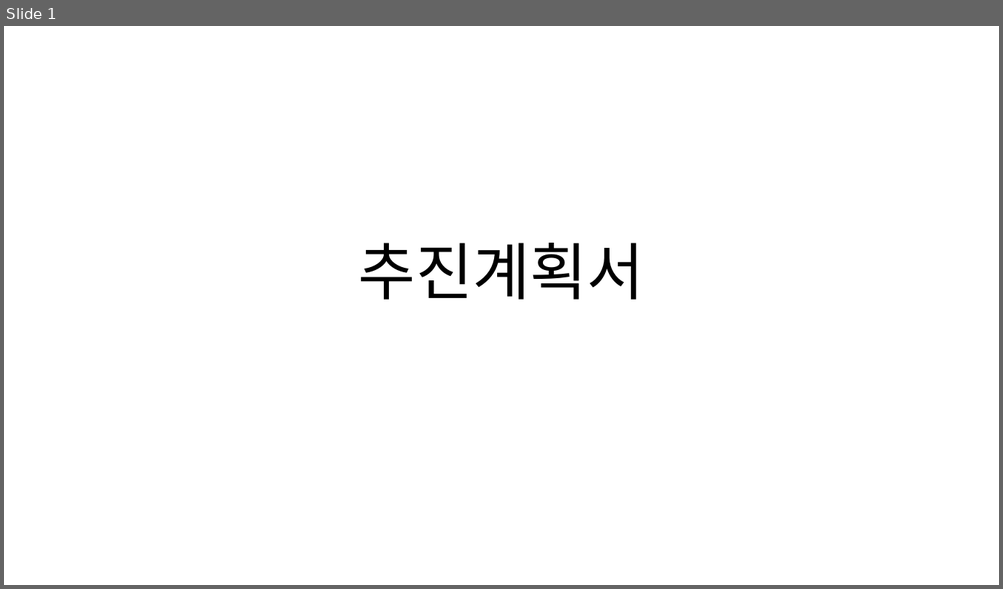
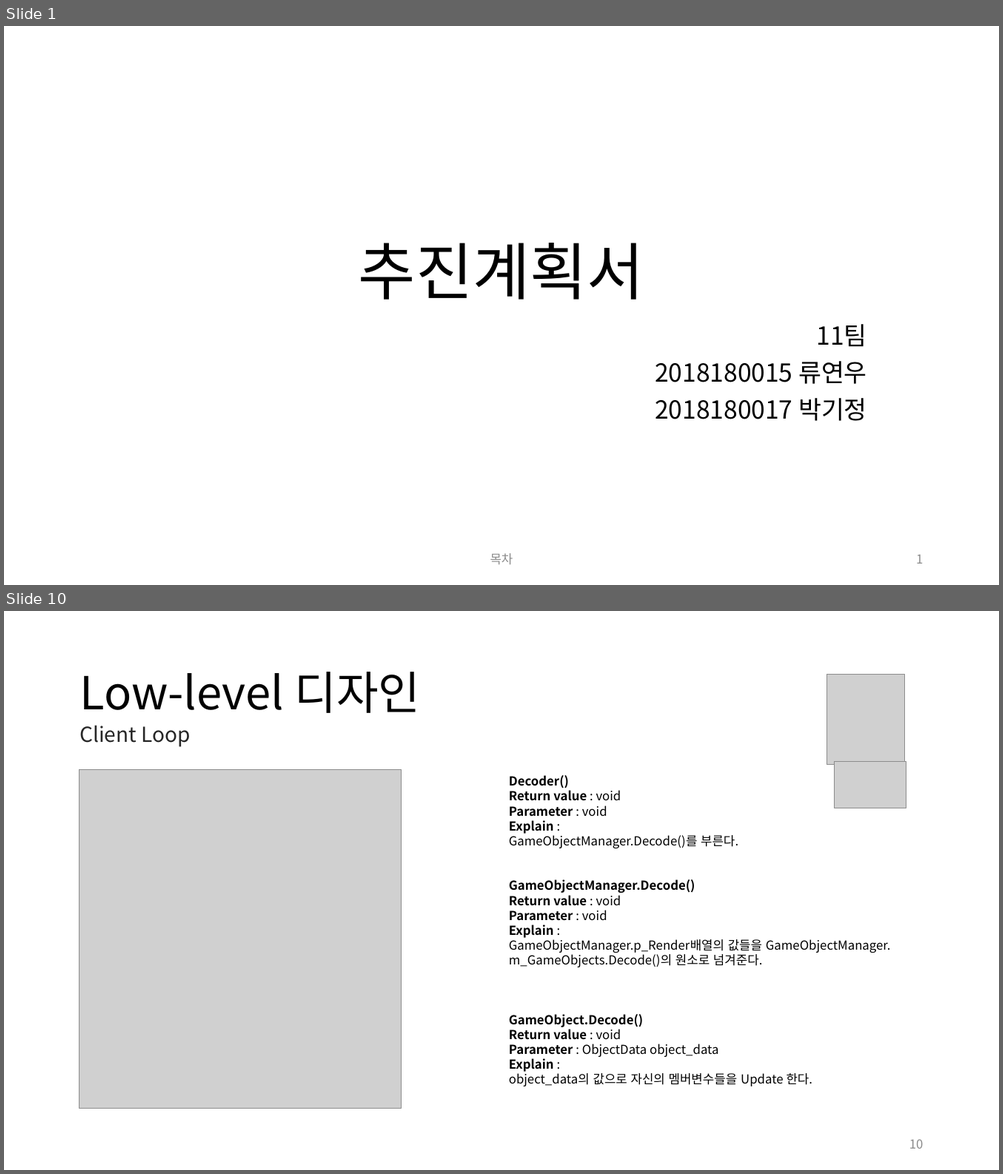
Before and after one commit to andy3790/NGP_Project, a slide deck: Doc/추진 계획서.pptx. Shown one above the other, each under a label of ours: slide 1 before the commit, slides 1 and 10 after it; the slides between them are not shown. The pictures are 1003x589 and 1003x1174 pixels, drawn with LibreOffice and Linux fonts; fonts in the diff are those of the drawing; grey boxes stand for pictures. Boxes give left, top, right and bottom in pixels: in the first picture for what was removed or moved away, otherwise in the second. Text is boxed around its words. In the diff, an @@ line names an element or a change of style, - is before the commit and + after.

```diff
--- a/Doc/추진 계획서.pptx
+++ b/Doc/추진 계획서.pptx
@@ slide 10 added at <box>4,611,999,1170</box>, background #FFFFFF @@
@@ title added at <box>79,672,420,713</box>, 44 pt, text #000000 @@
+Low-level 디자인
@@ picture added at <box>827,675,905,765</box> @@
@@ text added at <box>79,725,190,747</box>, 20 pt, text #262626 @@
+Client Loop
@@ picture added at <box>834,762,905,808</box> @@
@@ picture added at <box>79,770,401,1108</box> @@
@@ text added at <box>509,775,891,1087</box>, 12 pt, text #000000 @@
+Decoder()
+Return value : void
+Parameter : void
+Explain :
+GameObjectManager.Decode()를 부른다.
+GameObjectManager.Decode()
+Return value : void
+Parameter : void
+Explain :
+GameObjectManager.p_Render배열의 값들을 GameObjectManager. m_GameObjects.Decode()의 원소로 넘겨준다.
+GameObject.Decode()
+Return value : void
+Parameter : ObjectData object_data
+Explain :
+object_data의 값으로 자신의 멤버변수들을 Update 한다.
@@ page number added at <box>909,1139,923,1149</box>, 12 pt, text #8C8C8C @@
+10
@@ slide 1 changed as well @@
@@ subtitle added at <box>654,324,867,421</box>, 24 pt, text #000000 @@
+11팀
+2018180015 류연우
+2018180017 박기정
@@ text added at <box>490,554,513,565</box>, 12 pt, text #8C8C8C @@
+목차
@@ page number added at <box>916,555,922,564</box>, 12 pt, text #8C8C8C @@
+1
```
Also in this commit, not shown: 6 other slides changed, 15 other slides added, 5 slides removed.
